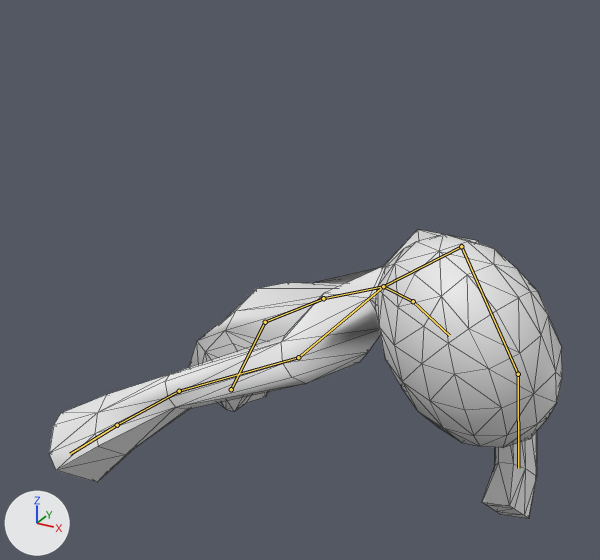
The glTF model Project/Assets/Models/GameScene/Enemy/bossEnemy.gltf as it was, and as the next commit left it.
Rendered twice from a camera (50 mm lens) standing at (20.9, -30.6, 22.5) and looking at (1.0, 5.4, 4.5). The lights are fixed; the arrows at lower left show +X, +Y and +Z. The older version comes first. Both versions are drawn at frame 5 of the action 'strongAttack'; the numbers are the values there. The bones that change, and the others that lie on the model, are drawn over the model as lines. Mesh edges are drawn as thin lines.

Objects in the first picture: 'bossEnemy_0'.
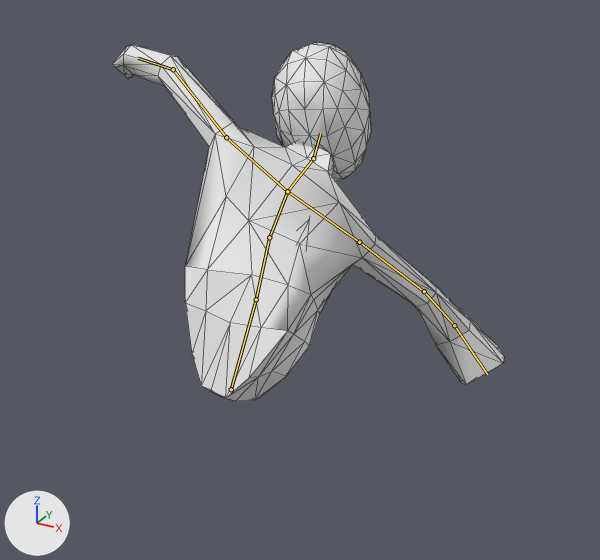
The edits, one by one:
Bone 'waist' (bone_waist) turns from (1, -95, 24) to (25, -17, -3) degrees about its own x, y and z.
Bone 'stomach' (bone_stomach) turns from (41, 5, 1) to (32, 34, -7) degrees about its own x, y and z.
Bone 'neck' (bone_neck) turns from (-51, 135, -62) to (-75, 121, -64) degrees about its own x, y and z.
Bone 'ボーン.004' (bone_ボーン_004) turns from (10, -3, 2) to (14, -9, -31) degrees about its own x, y and z.
Bone 'leftShoulder' (bone_leftshoulder) turns from (-70, 17, 73) to (-73, 40, 59) degrees about its own x, y and z.
Bone 'leftUpperArm' (bone_leftupperarm) turns from (137, 40, 54) to (40, 71, 43) degrees about its own x, y and z.
Bone 'leftFoream' (bone_leftfoream) turns from (32, -41, -5) to (32, -34, -18) degrees about its own x, y and z.
Bone 'rightShoulder' (bone_rightshoulder) turns from (-88, -39, -41) to (-115, -39, -37) degrees about its own x, y and z.
Bone 'rightUpperArm' (bone_rightupperarm) turns from (34, -3, 40) to (4, -2, -28) degrees about its own x, y and z.
Bone 'rightForearm' (bone_rightforearm) turns from (6, -7, -9) to (8, -2, -2) degrees about its own x, y and z.
Bone 'rightHand' (bone_righthand) turns from (8, 15, 3) to (11, 15, 27) degrees about its own x, y and z.

Location of each change, (x1, y1, x2, y2) in pixels of the pictures (600 x 560 px):
'bossEnemy_0', posed (24% narrower, 24% taller)
    before: (49, 230, 562, 518)
    after: (112, 43, 504, 401)
bone 'waist', root to tip
    before: (231, 389) to (265, 322)
    after: (231, 389) to (256, 299)
bone 'stomach', root to tip
    before: (265, 322) to (323, 298)
    after: (256, 299) to (269, 237)
bone 'neck', root to tip
    before: (383, 286) to (413, 301)
    after: (287, 191) to (313, 158)
bone 'ボーン.004', root to tip
    before: (413, 301) to (449, 335)
    after: (313, 158) to (320, 133)
bone 'leftShoulder', root to tip
    before: (383, 286) to (461, 246)
    after: (287, 191) to (226, 137)
bone 'leftUpperArm', root to tip
    before: (461, 246) to (518, 374)
    after: (226, 137) to (173, 69)
bone 'leftFoream', root to tip
    before: (518, 374) to (518, 468)
    after: (173, 69) to (138, 58)
bone 'rightShoulder', root to tip
    before: (383, 286) to (298, 357)
    after: (287, 191) to (359, 242)
bone 'rightUpperArm', root to tip
    before: (298, 357) to (179, 391)
    after: (359, 242) to (424, 291)
bone 'rightForearm', root to tip
    before: (179, 391) to (117, 425)
    after: (424, 291) to (454, 325)
bone 'rightHand', root to tip
    before: (117, 425) to (70, 454)
    after: (454, 325) to (487, 374)
